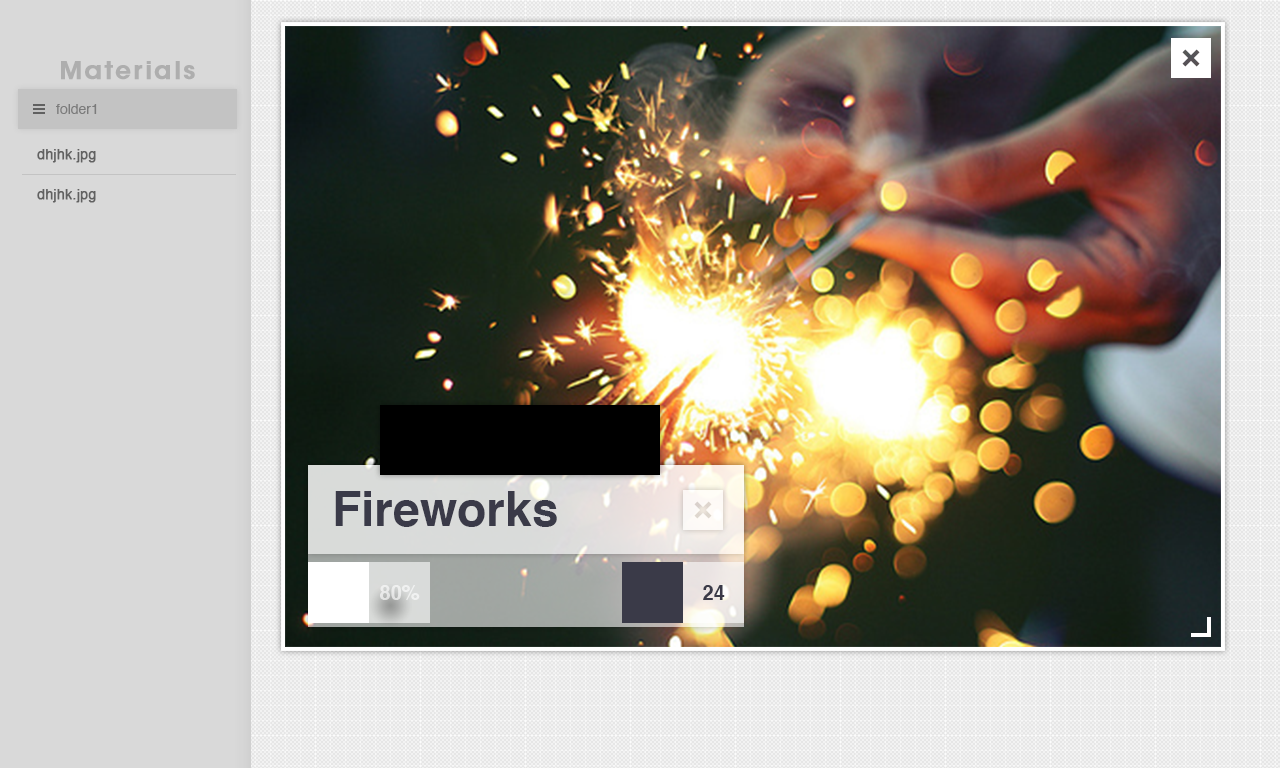
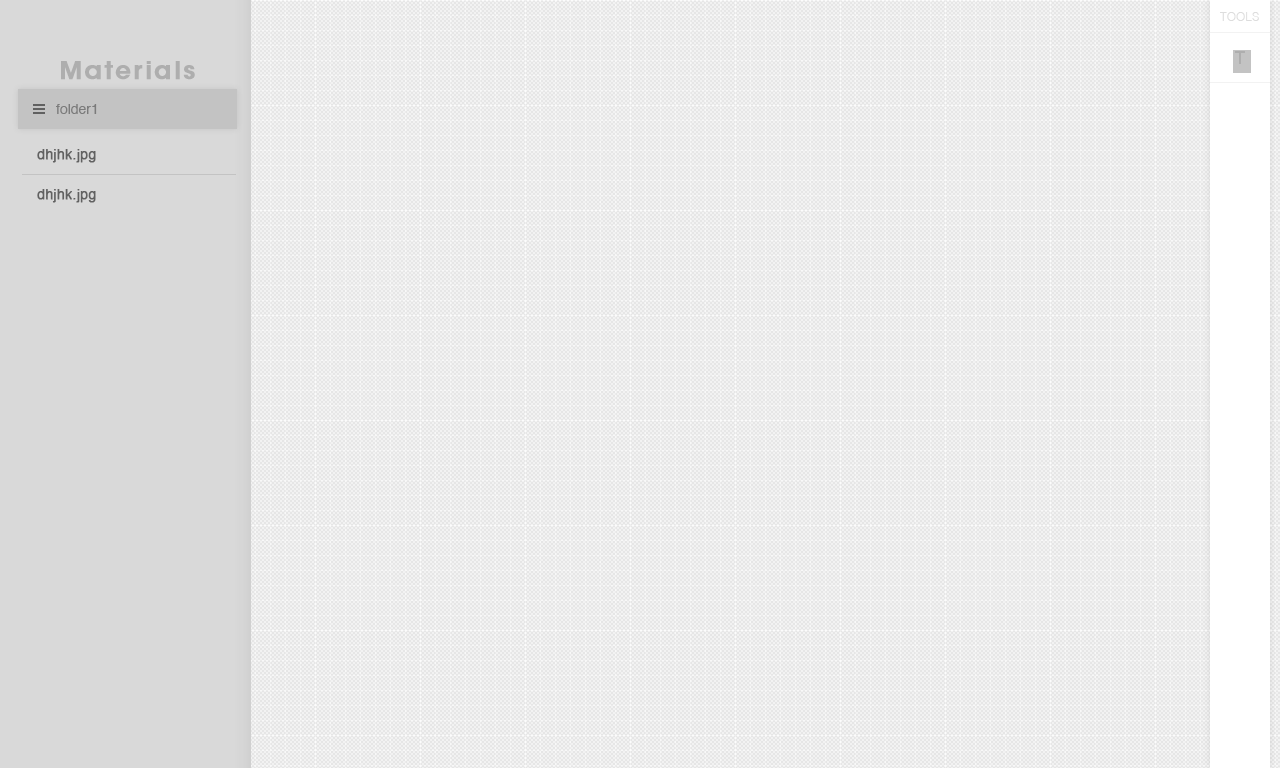
Revision of a layered 1280x768 image; what changed, layer by layer:
added layer "Layer 12" above "Group 2" over 1233, 50, 1251, 73
added group "Group 2" with 6 layers above "For years, we've been using libraries like JQuery and Dojo to s" over 1210, 0, 1270, 768
added layer "TOOLS" in group "Group 2" over 1220, 12, 1259, 21
added layer "T" in group "Group 2" over 1235, 51, 1245, 64
added layer "Layer 10" in group "Group 2" over 1210, 0, 1270, 768
hid group "Group 1" (11 layers) over 302, 405, 744, 632
painted on "Layer 8 copy 3" over 519, 405, 660, 515
painted on "Layer 8 copy 2" over 465, 405, 590, 515
painted on "Layer 8 copy" over 411, 405, 520, 515
painted on "Layer 8" over 357, 405, 450, 515
painted on "24" over 606, 585, 725, 612
painted on "Layer 6 copy 4" over 591, 562, 744, 629
painted on "Layer 6 copy" over 544, 562, 683, 629
painted on "Layer 6 copy 2" over 302, 562, 369, 629
painted on "80%" over 357, 585, 420, 612
painted on "Layer 7" over 349, 584, 412, 632
painted on "Layer 6 copy 3" over 349, 562, 430, 629
hid "Rectangle 2", moved it above "Group 3" over 1171, 38, 1210, 78
moved "Rectangle 2 copy" into group "Group 3", painted on it over 586, 484, 729, 562
moved "Fireworks" into group "Group 3", painted on it over 322, 491, 557, 555
moved "Layer 4 copy" into group "Group 3", painted on it over 302, 465, 744, 576
moved "Layer 4" into group "Group 3", painted on it over 302, 465, 744, 632
moved "Layer 5 copy" into group "Group 3", painted on it over 983, 617, 1211, 640
moved "1123875178c8864190l" into group "Group 3", painted on it over 281, 22, 1225, 651
…and 2 more changes (2 added)
